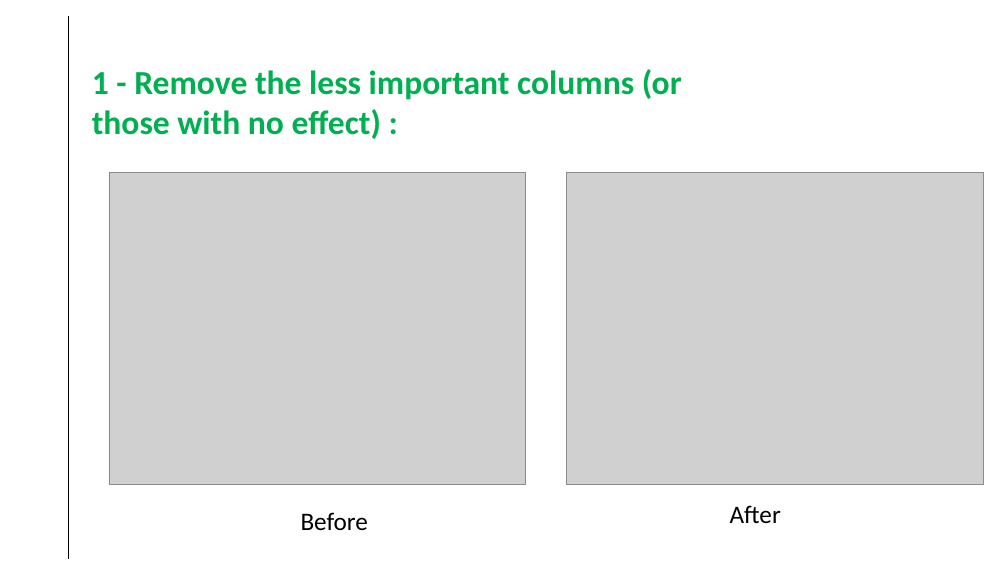
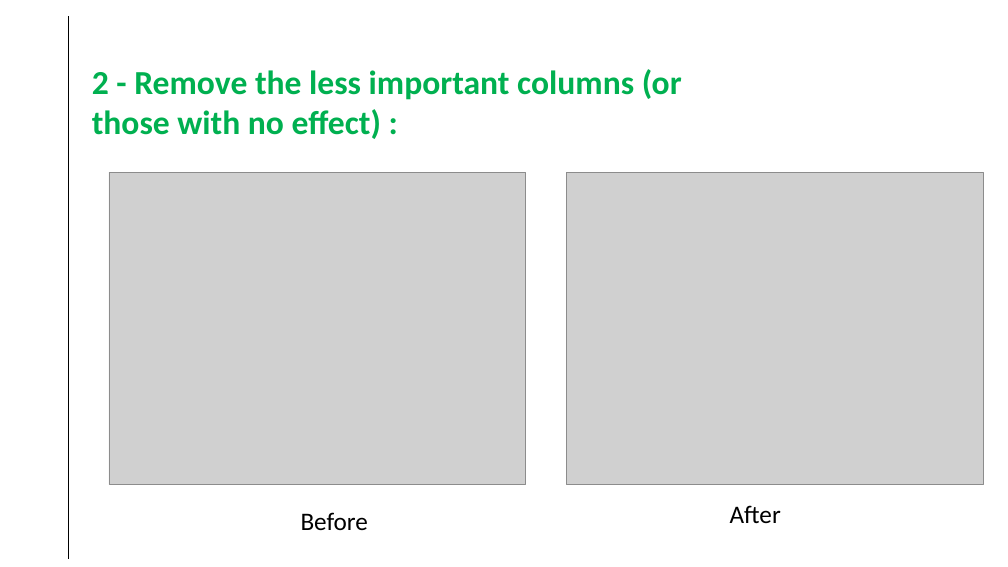
Before and after one commit to SmidaMohamedTaher/eda-task, a slide deck: slide 16 of Presentation1.pptx (slide 15 before the commit). Drawn at 1008x567 pixels with LibreOffice and Linux fonts; fonts in the diff are those of the drawing; grey boxes stand for pictures. Boxes give left, top, right and bottom in pixels: in the first picture for what was removed or moved away, otherwise in the second. Text is boxed around its words. In the diff, an @@ line names an element or a change of style, - is before the commit and + after.

```diff
--- a/Presentation1.pptx
+++ b/Presentation1.pptx
@@ text at (92,69,682,139): text changed @@
-1 - Remove the less important columns (or those with no effect) :
+2 - Remove the less important columns (or those with no effect) :
```
Also in this commit, not shown: 2 other slides changed, 1 slide added, 1 other file.
